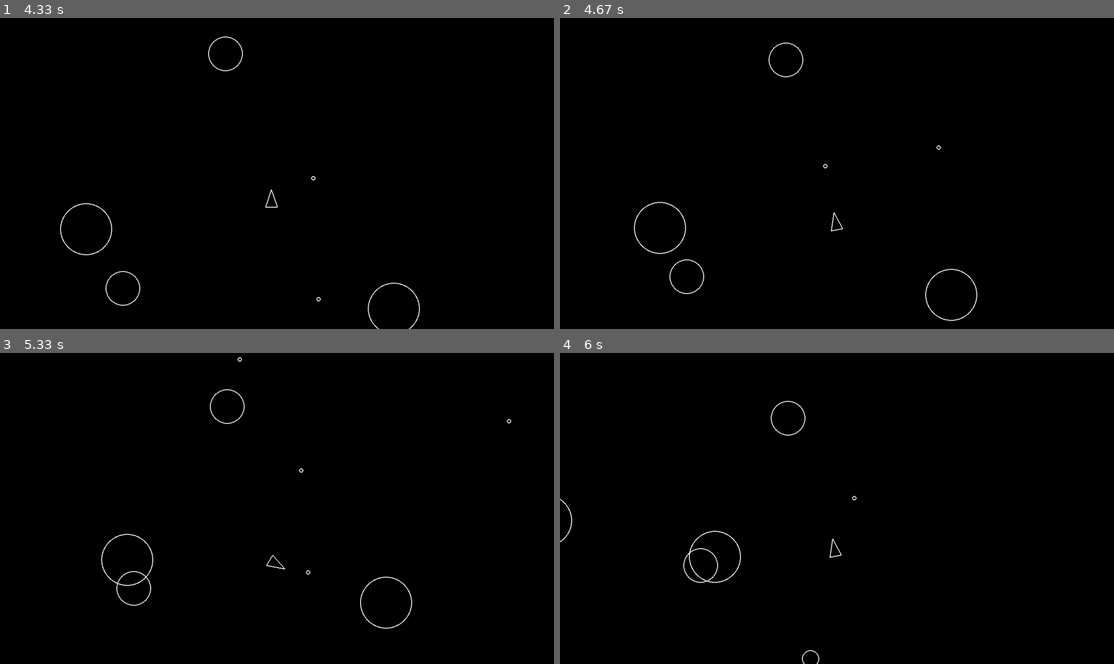
Above: before the commit, frames 1-4 (two rows, left to right).
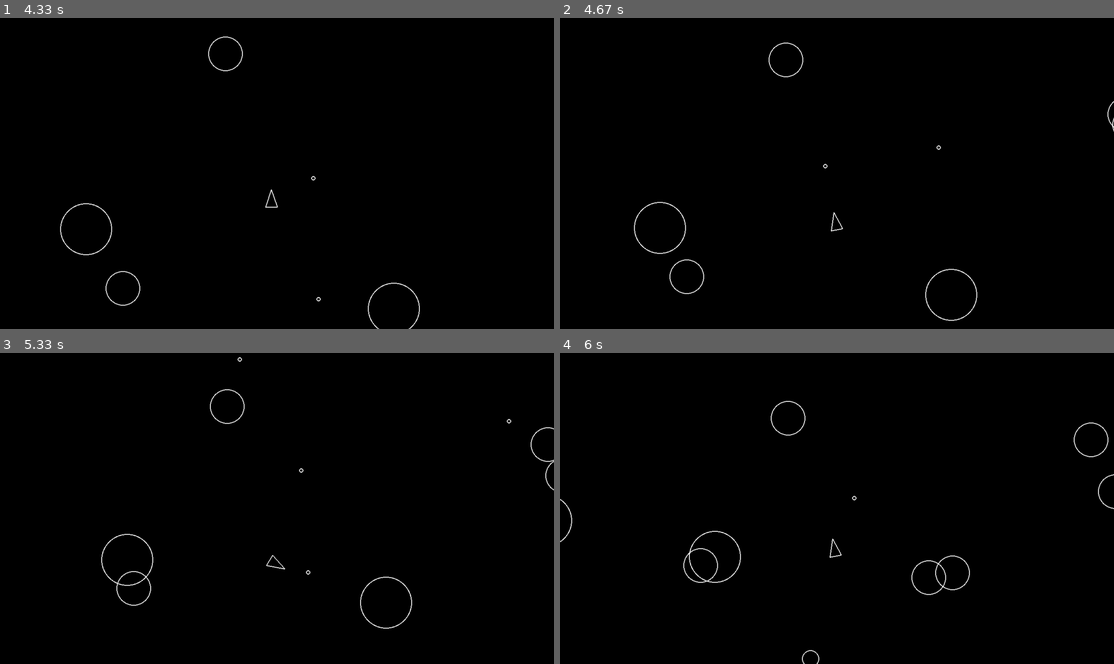
Above: after the commit, the same moments.

Repository: barryhanna/bootdev-pygame
Game: pygame game, started from main.py
Same seed, same stepped clock (60 frames per second), same inputs: the game is played once before the commit and once after it.
Inputs:
- Up to frame 1 (4.33 s): tap Space at 0.33, 0.73, 1.03, 1.23, 1.57, 1.87, 2.07, 2.37, 2.63, 2.97, 3.27, 3.4, 3.8, 4.1 s; hold D 0.67-1.13 s; hold W 1.17-1.47 s; hold D 1.5-1.97 s; hold A 2-2.53 s; hold S 2.57-2.87 s; hold A 2.9-3.3 s; hold W 3.33-3.7 s; hold D from 3.73 s (still down)
- Up to frame 2 (4.67 s): release D at 4.37 s; hold S from 4.4 s (still down); tap Space at 4.47 s
- Up to frame 3 (5.33 s): release S at 4.77 s; hold A 4.8-5.27 s; tap Space at 4.87, 5.17 s; hold D from 5.3 s (still down)
- Up to frame 4 (6 s): tap Space at 5.37, 5.67, 5.87 s; release D at 5.77 s; hold W from 5.8 s (still down)

Frame 1 is identical in both runs. In frame 2, less than 0.1% of the frame differs, in the area x 98-100%, y 26-37%; in frame 3, less than 0.1%; in frame 4, 0.3%, in the area x 63-100%, y 22-78%.

Commit message:
split asteroids

Diff:
--- a/asteroid.py
+++ b/asteroid.py
@@ -1,5 +1,7 @@
 from circleshape import CircleShape
+from constants import *
 import pygame
+import random
 
 
 class Asteroid(CircleShape):
@@ -13,3 +15,19 @@
 
     def update(self, dt):
         self.position = self.position + (self.velocity * dt)
+
+    def split(self):
+        self.kill()
+        if self.radius <= ASTEROID_MIN_RADIUS:
+            return
+        else:
+            random_angle = random.uniform(20, 50)
+            angle_one = pygame.Vector2(self.velocity.rotate(random_angle))
+            angle_two = pygame.Vector2(self.velocity.rotate(-random_angle))
+            split_radius = self.radius - ASTEROID_MIN_RADIUS
+            asteroid1 = Asteroid(
+                self.position.x, self.position.y, split_radius)
+            asteroid2 = Asteroid(
+                self.position.x, self.position.y, split_radius)
+            asteroid1.velocity = angle_one * 1.2
+            asteroid2.velocity = angle_two * 1.2
--- a/main.py
+++ b/main.py
@@ -46,7 +46,10 @@
             for shot in shots:
                 if shot.collides(asteroid):
                     shot.kill()
-                    asteroid.kill()
+                    if asteroid.radius > ASTEROID_MIN_RADIUS:
+                        asteroid.split()
+                    else:
+                        asteroid.kill()
 
         for drawable_item in drawable:
             drawable_item.draw(screen)
